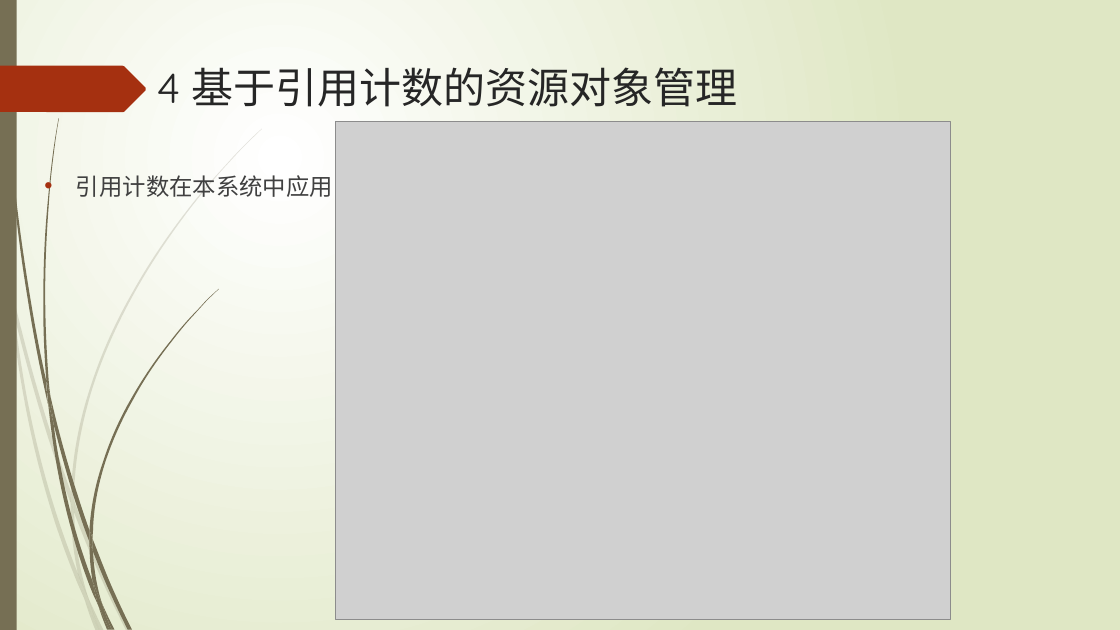
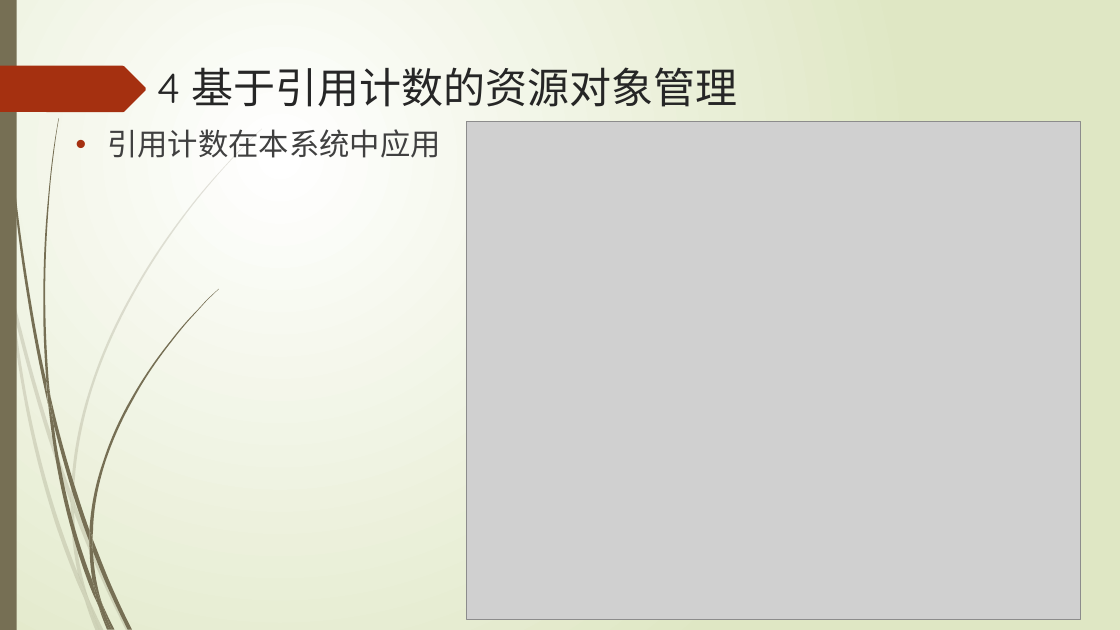
Before and after one commit to liuzhuocpp/liuzhuo_midterm_report, a slide deck: slide 24 of 刘卓中期报告.pptx (slide 23 before the commit). Drawn at 1120x630 pixels with LibreOffice and Linux fonts; fonts in the diff are those of the drawing; grey boxes stand for pictures. Boxes give left, top, right and bottom in pixels: in the first picture for what was removed or moved away, otherwise in the second. Text is boxed around its words. In the diff, an @@ line names an element or a change of style, - is before the commit and + after.

```diff
--- a/刘卓中期报告.pptx
+++ b/刘卓中期报告.pptx
@@ text "引用计数在本系统中应用": place and size @@
-text "引用计数在本系统中应用" at box(76, 175, 333, 197)
+text "引用计数在本系统中应用" at box(107, 129, 441, 158)
@@ text "引用计数在本系统中应用" at box(107, 129, 441, 158): size 20 to 26 pt @@
@@ picture: place and size @@
-picture at box(336, 121, 951, 619)
+picture at box(466, 121, 1081, 619)
```
Also in this commit, not shown: 1 slide added, 2 other files.
